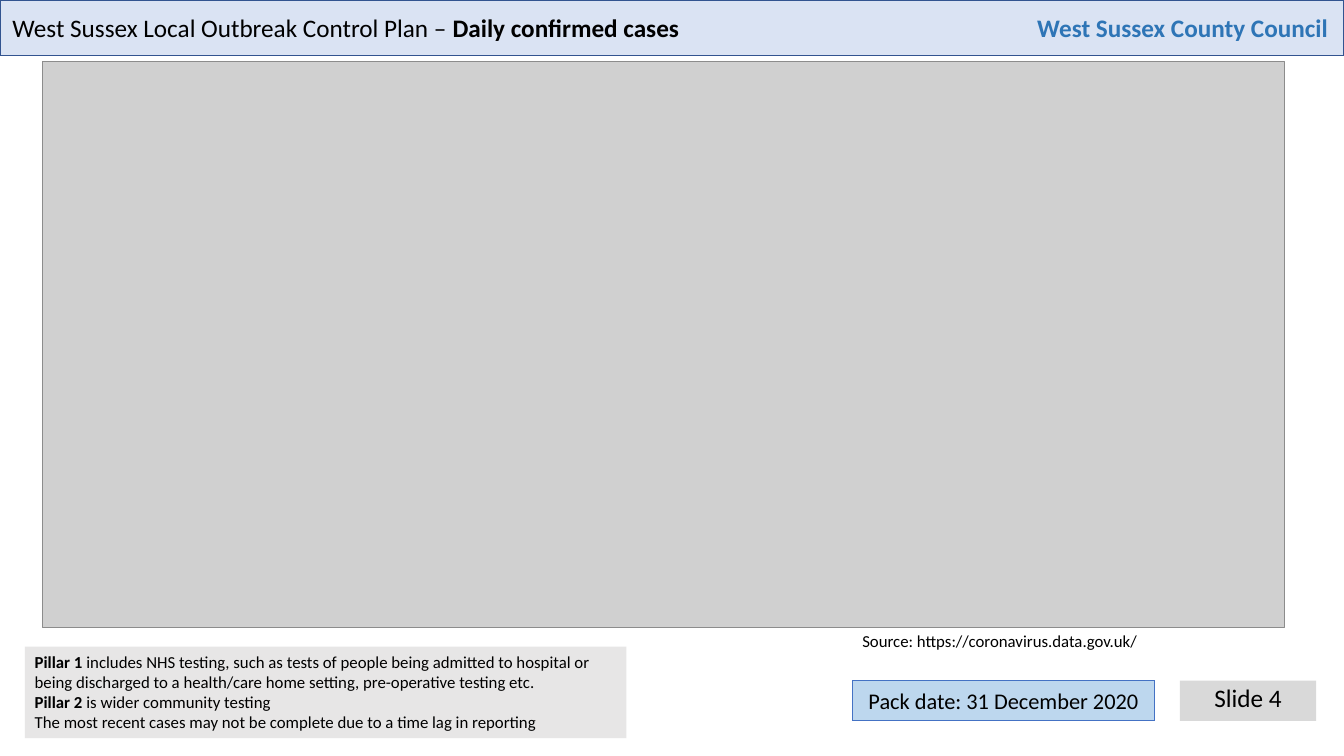
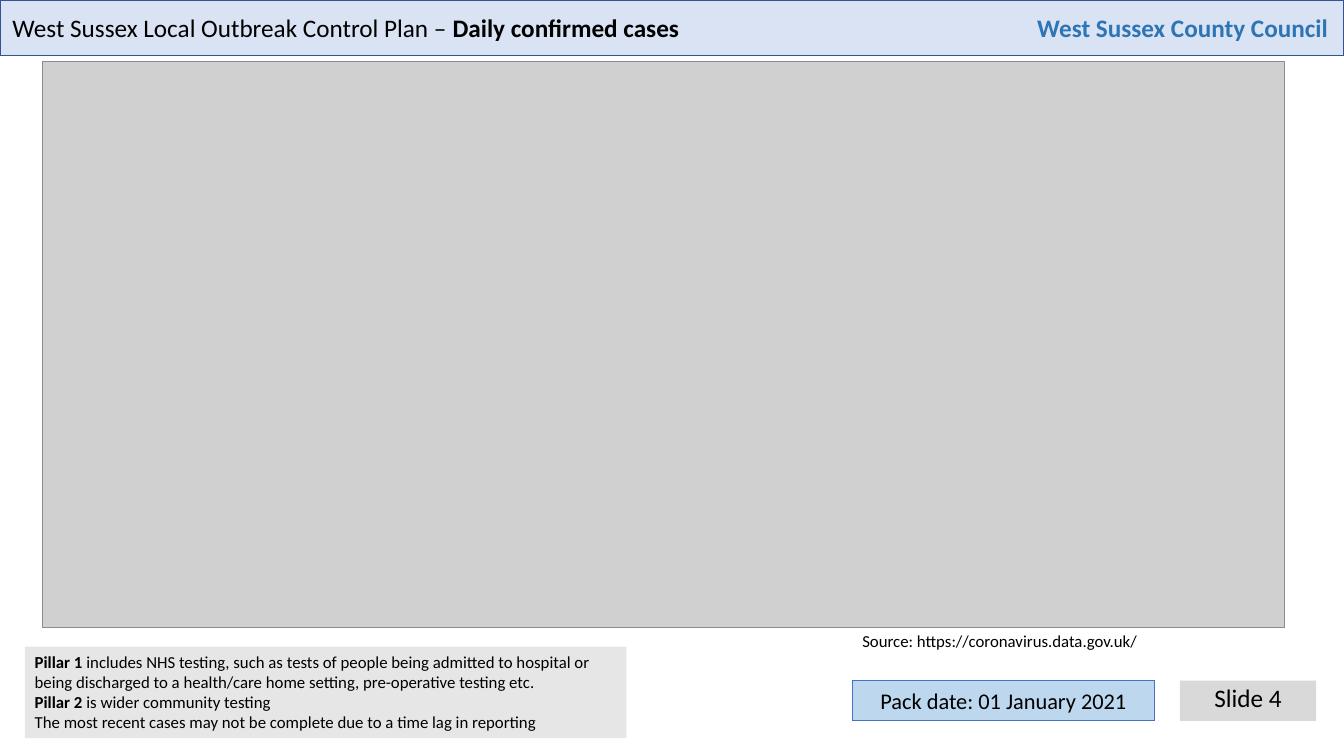
Before and after one commit to psychty/wsx_covid_datapack_public, a slide deck: slide 4 of Latest_West_Sussex_C19_slide_deck.pptx. Drawn at 1344x756 pixels with LibreOffice and Linux fonts; fonts in the diff are those of the drawing; grey boxes stand for pictures. Boxes give left, top, right and bottom in pixels: in the first picture for what was removed or moved away, otherwise in the second. Text is boxed around its words. In the diff, an @@ line names an element or a change of style, - is before the commit and + after.

```diff
--- a/Latest_West_Sussex_C19_slide_deck.pptx
+++ b/Latest_West_Sussex_C19_slide_deck.pptx
@@ text in rectangle at bbox=[880, 693, 1126, 713]: text changed @@
-Pack date: 31 December 2020
+Pack date: 01 January 2021
```
Also in this commit, not shown: 22 other slides changed, 46 other files.
